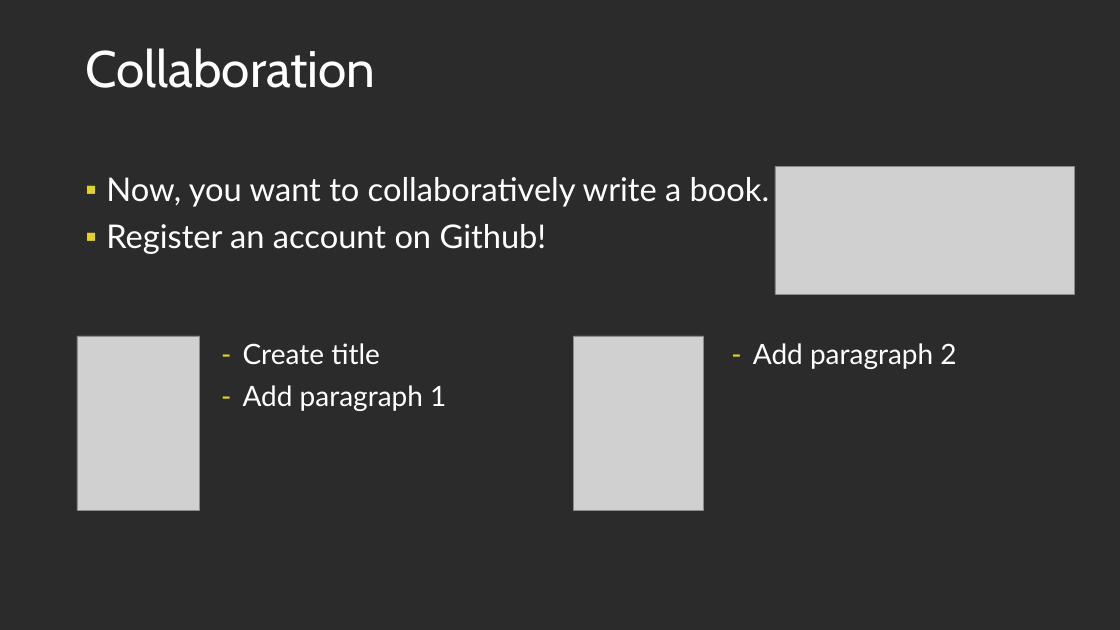
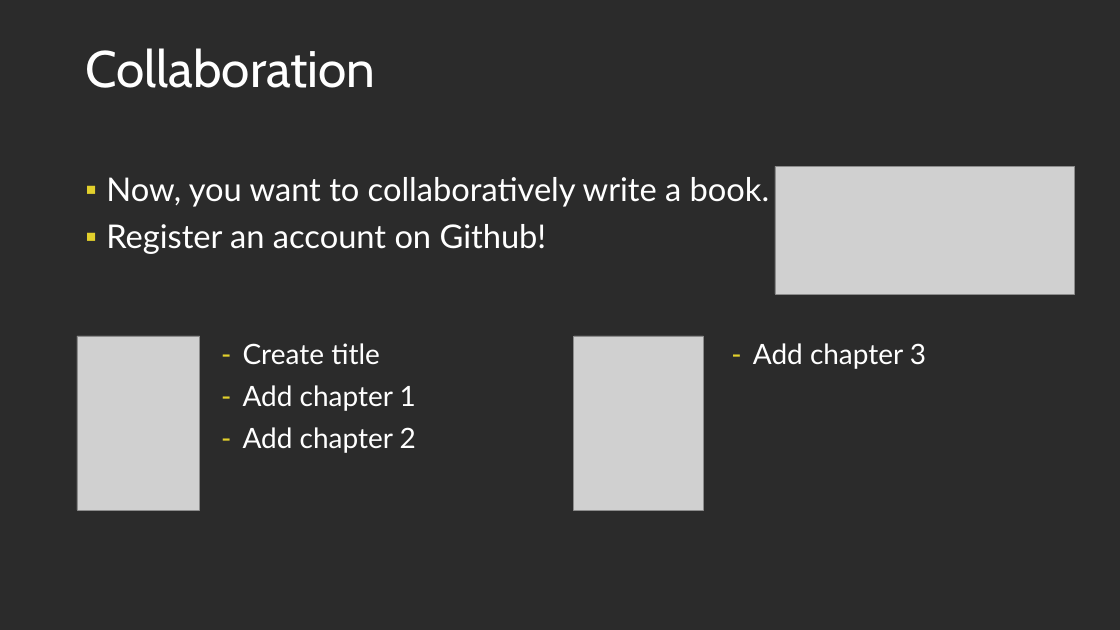
Before and after one commit to Light2Dark/git_tutorial, a slide deck: slide 17 of Git and Github.pptx (slide 16 before the commit). Drawn at 1120x630 pixels with LibreOffice and Linux fonts; fonts in the diff are those of the drawing; grey boxes stand for pictures; background and template pictures are left out; a plain dark background stands for a picture behind light text. Boxes give left, top, right and bottom in pixels: in the first picture for what was removed or moved away, otherwise in the second. Text is boxed around its words. In the diff, an @@ line names an element or a change of style, - is before the commit and + after.

```diff
--- a/Git and Github.pptx
+++ b/Git and Github.pptx
@@ text at (753,343,926,369): text changed @@
-– Add paragraph 2
+– Add chapter 3
@@ text at (243,385,416,453): text changed @@
-– Add paragraph 1
+– Add chapter 1
+– Add chapter 2
```
Also in this commit, not shown: 6 other slides changed, 1 slide added.
